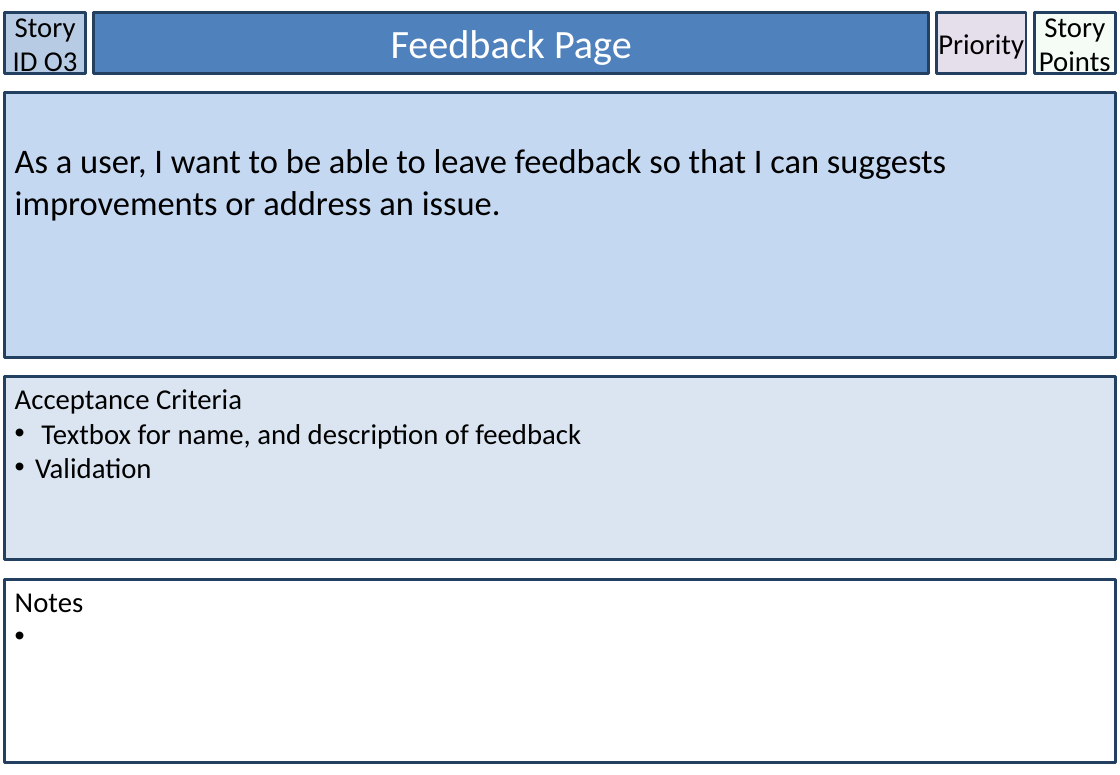
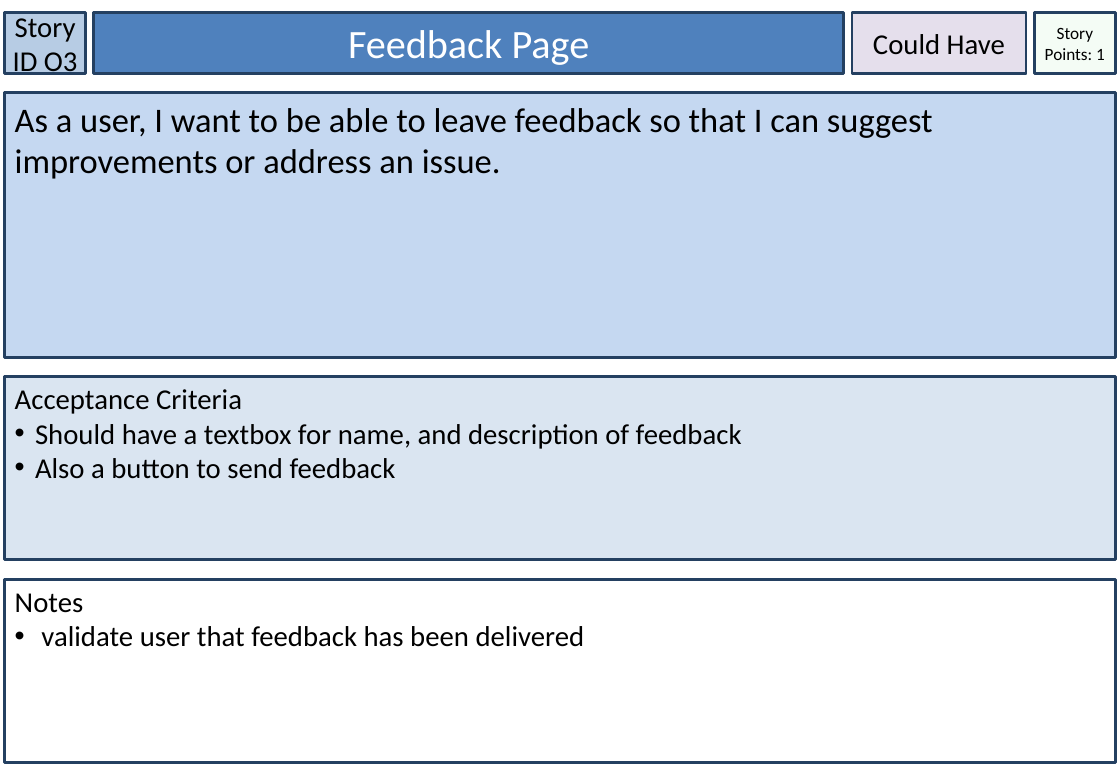
Before and after one commit to LaineBuraga/Discover-Brisbane, a slide deck: slide 13 of User Stories.pptx (slide 15 before the commit). Drawn at 1120x775 pixels with LibreOffice and Linux fonts; fonts in the diff are those of the drawing. Boxes give left, top, right and bottom in pixels: in the first picture for what was removed or moved away, otherwise in the second. Text is boxed around its words. In the diff, an @@ line names an element or a change of style, - is before the commit and + after.

Commit message:
[15/08] latest update on backlog, release sprint plan and user stories

```diff
--- a/User Stories.pptx
+++ b/User Stories.pptx
@@ rectangle "Feedback Page": place and size @@
-rectangle "Feedback Page" at [94,12,929,73]
+rectangle "Feedback Page" at [94,12,844,73]
@@ rectangle added at [852,12,1026,73], fill #E5DFEC, outline #244061 2 pt, 20 pt, text #000000 @@
+Could Have
@@ text in rectangle at [1045,28,1105,60]: text changed; size 20 to 12 pt @@
-Story Points
+Story Points: 1
@@ text in rectangle at [15,108,933,179]: text changed @@
-As a user, I want to be able to leave feedback so that I can suggests improvements or address an issue.
+As a user, I want to be able to leave feedback so that I can suggest improvements or address an issue.
@@ text in rectangle at [35,424,742,479]: text changed @@
-• Textbox for name, and description of feedback
-• Validation
+• Should have a textbox for name, and description of feedback
+• Also a button to send feedback
@@ text in rectangle at [41,626,585,647]: paragraph added @@
+• validate user that feedback has been delivered
```
Also in this commit, not shown: 13 other slides changed, 1 slide added, 19 slides removed, 2 other files.
